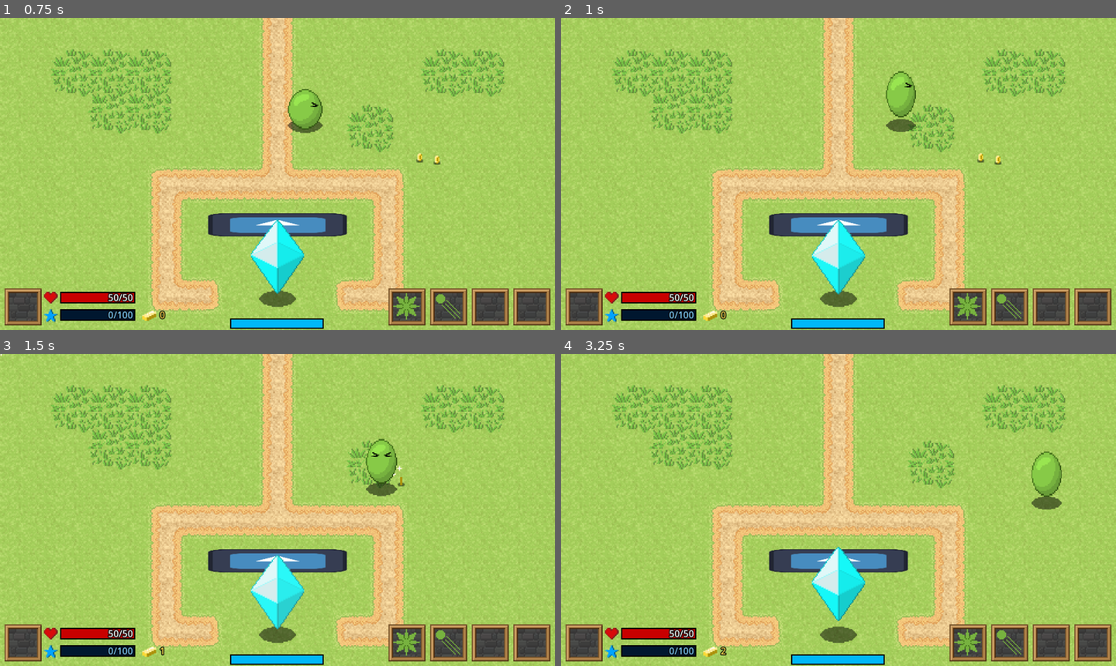
Above: before the commit, frames 1-4 (two rows, left to right).
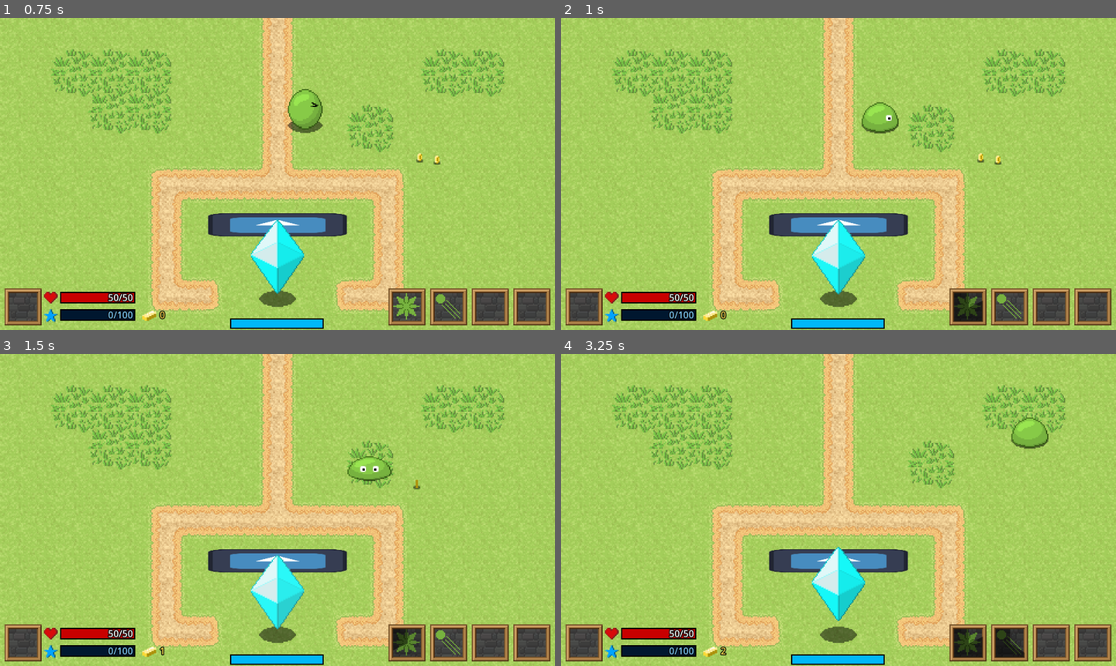
Above: after the commit, the same moments.

Repository: EthanLac13/monsters_vs_machines
Game: Godot game, scene res://scenes/GlobalController.tscn
The game is run twice, just before and just after one commit, with the same random seed, the same clock (stepped at 60 frames per second) and the same inputs. The engine's default icon, where the game draws it, is replaced by a stand-in: a white triangle on a blue panel in a dark square.
Inputs:
- Up to frame 1 (0.75 s): hold Right (InputRight) from 0.53 s (still down); tap Space (Interact) at 0.6 s
- Up to frame 2 (1 s): keep holding Right (InputRight); tap Q (UseMove1) at 0.8 s
- Up to frame 3 (1.5 s): release Right (InputRight) at 1.28 s; hold Down (InputDown) from 1.28 s (still down); tap Q (UseMove1) at 1.35 s
- Up to frame 4 (3.25 s): tap W (UseMove2) at 1.55, 2.1 s; release Down (InputDown) at 2.03 s; hold Right (InputRight) 2.03-2.78 s; tap Space (Interact) at 2.3, 2.85 s; hold Up (InputUp) from 2.78 s (still down); tap Q (UseMove1) at 3.05 s

Frame 1 is identical in both runs. In frame 2, 1.5% of the frame differs, in the area x 54-77%, y 16-98%; in frame 3, 1.0%; in frame 4, 2.0%, in the area x 70-91%, y 20-98%.

Commit message:
Fixed skill refreshing

Diff:
--- a/scenes/entity_test.gd
+++ b/scenes/entity_test.gd
@@ -169,12 +169,15 @@
 	skill_max_cooldowns.clear()
 
 	# Loop through skills and get their qualities
+	print(skill_list.size())
 	for i in range(0, skill_list.size()):
 		var current_skill: String = skill_list[i]
+		print(current_skill)
 		var skill_data = GeneralFunctions.load_json_file("res://data/skills/%s.json" % current_skill)
 
 		# Add the skill's data to our lists
-		skill_scenes.append(skill_data.scene)
+		print(skill_data.scene)
+		skill_scenes.append(load(skill_data.scene))
 		skill_params.append(skill_data.params)
 		skill_cooldowns.append(0)
 		skill_max_cooldowns.append(skill_data.cooldown)
@@ -286,6 +289,7 @@
 # Attempts to use a skill from the array of skills
 func attempt_use_move(skill_index: int):
 	if !using_skill && !is_flinching && skill_cooldowns[skill_index] <= 0:
+		print(skill_scenes.size())
 		if skill_scenes.size() > skill_index:
 			current_skill_scene = skill_scenes[skill_index].instantiate()
 			add_child(current_skill_scene)
